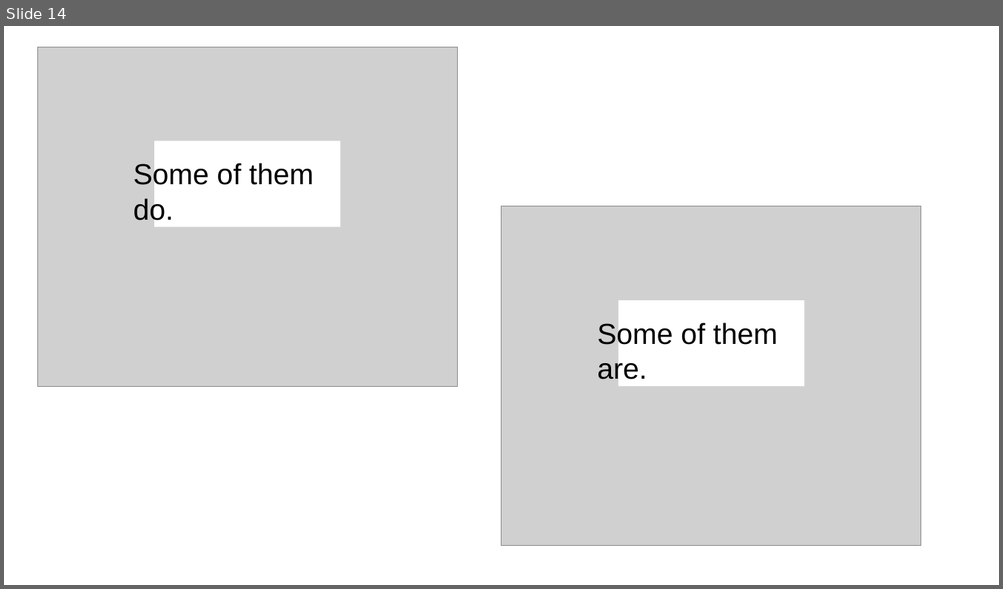
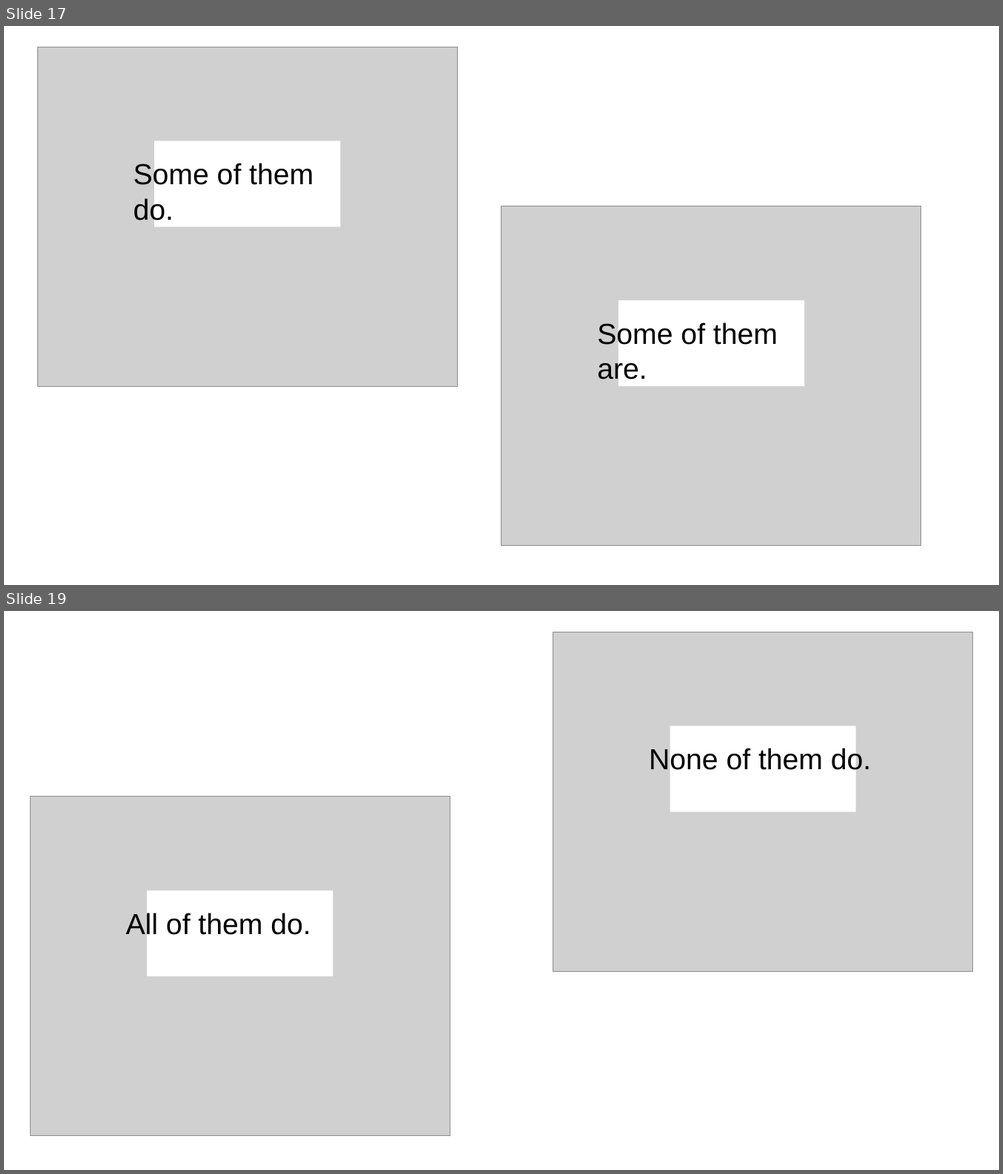
Before and after one commit to avelasqz/persona_context_precision, a slide deck: experiments/05_forced_choice/images/phone_pictures.pptx. Shown one above the other, each under a label of ours: slide 14 before the commit, slides 17 and 19 after it; the slides between them are not shown. The pictures are 1003x589 and 1003x1174 pixels, drawn with LibreOffice and Linux fonts; fonts in the diff are those of the drawing; grey boxes stand for pictures. Boxes give left, top, right and bottom in pixels: in the first picture for what was removed or moved away, otherwise in the second. Text is boxed around its words. In the diff, an @@ line names an element or a change of style, - is before the commit and + after.

```diff
--- a/experiments/05_forced_choice/images/phone_pictures.pptx
+++ b/experiments/05_forced_choice/images/phone_pictures.pptx
@@ slide 19 added at bbox=[4, 611, 999, 1170], background #FFFFFF @@
@@ picture added at bbox=[553, 632, 973, 972] @@
@@ rectangle added at bbox=[669, 726, 855, 812], fill #FFFFFF @@
@@ text added at bbox=[649, 746, 871, 775], 28 pt, text #000000 @@
+None of them do.
@@ picture added at bbox=[30, 797, 449, 1137] @@
@@ rectangle added at bbox=[148, 891, 333, 977], fill #FFFFFF @@
@@ text added at bbox=[126, 911, 310, 940], 28 pt, text #000000 @@
+All of them do.
@@ what was slide 14 is now slide 17 @@
```
Also in this commit, not shown: 2 slides changed, 4 other slides added, 17 other files.
